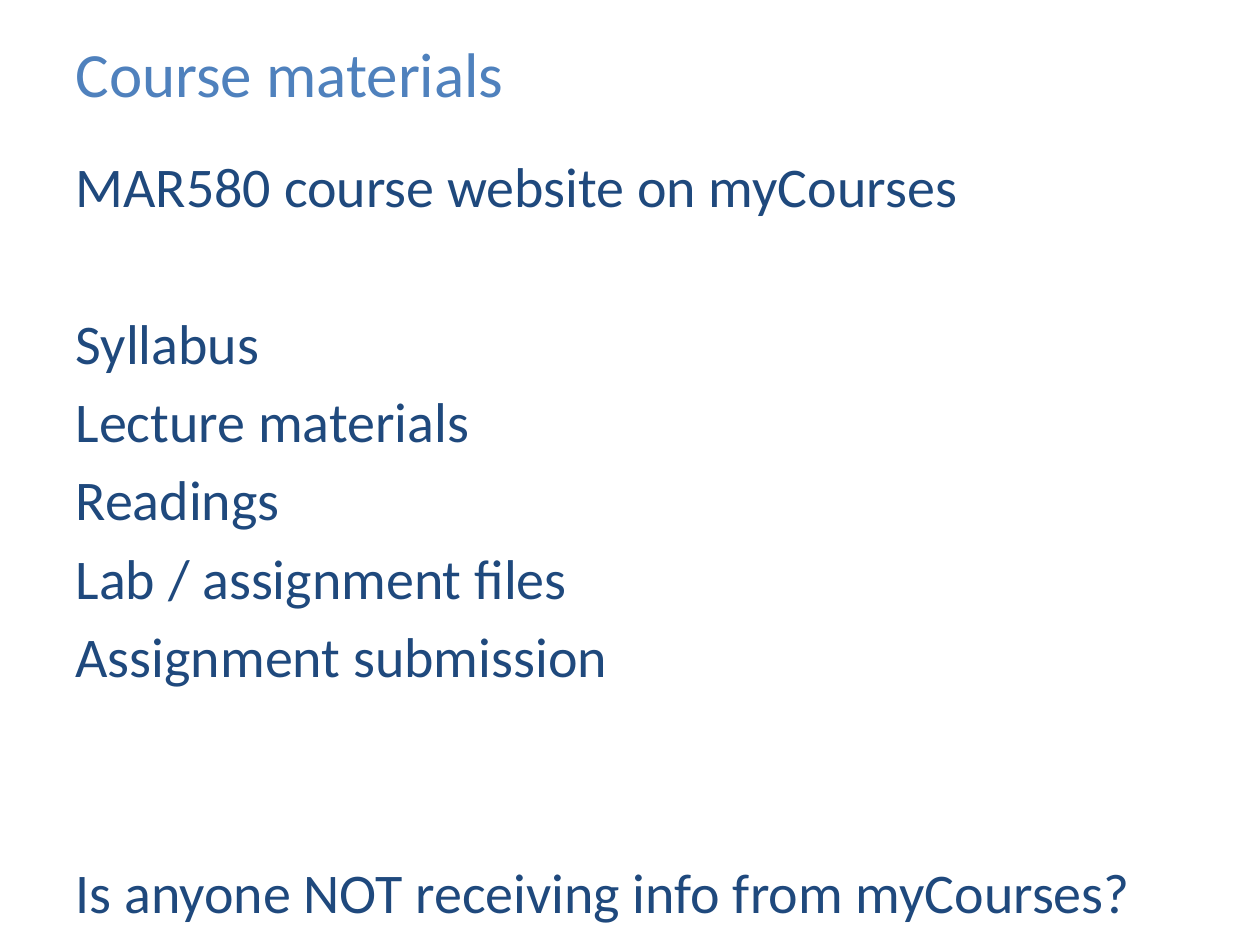
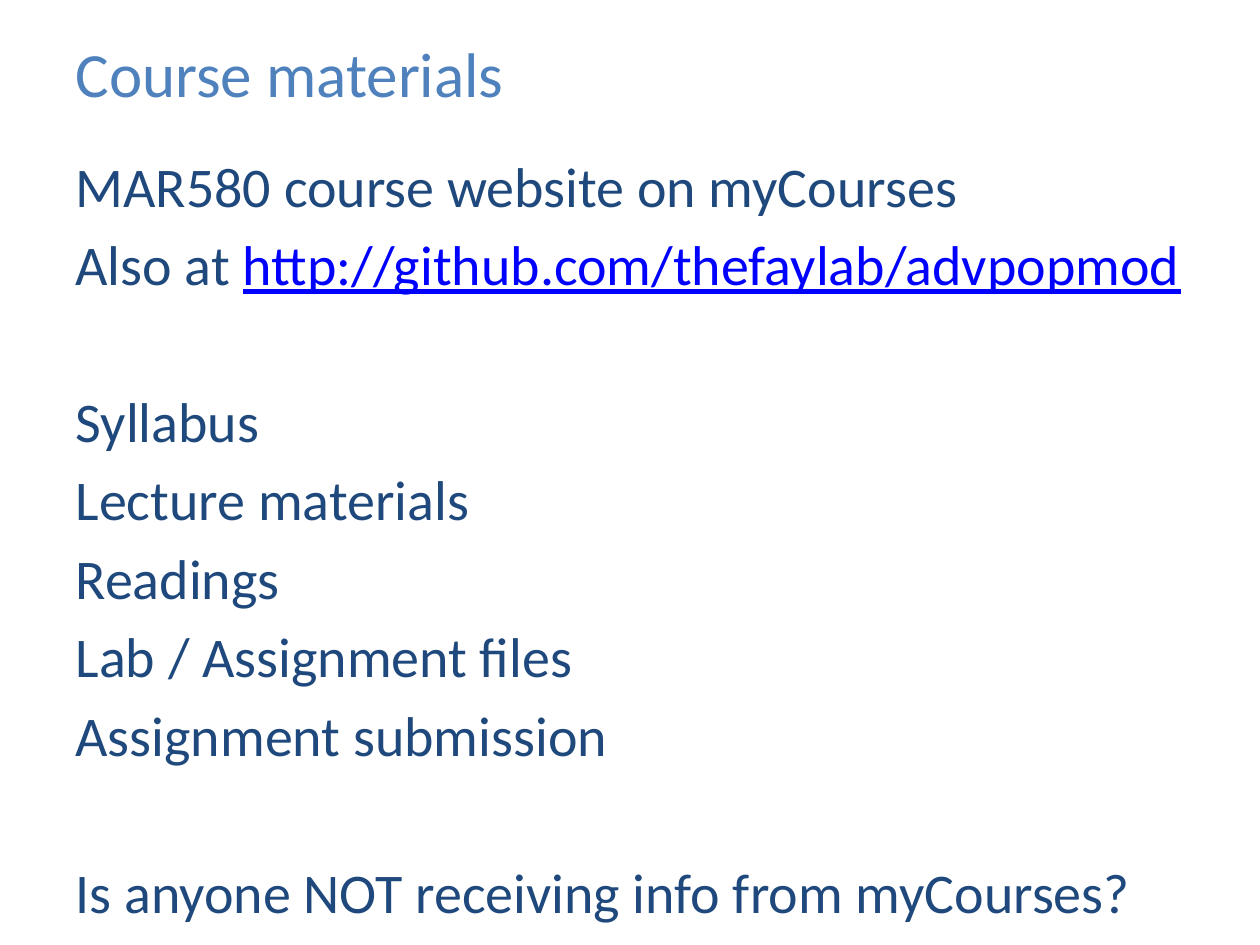
Before and after one commit to thefaylab/advpopmod, a slide deck: slide 5 of lectures/Lecture_01a.pptx. Drawn at 1260x945 pixels with LibreOffice and Linux fonts; fonts in the diff are those of the drawing. Boxes give left, top, right and bottom in pixels: in the first picture for what was removed or moved away, otherwise in the second. Text is boxed around its words. In the diff, an @@ line names an element or a change of style, - is before the commit and + after.

```diff
--- a/lectures/Lecture_01a.pptx
+++ b/lectures/Lecture_01a.pptx
@@ text at bbox=[76, 246, 1179, 295]: paragraph added @@
+Also at http://github.com/thefaylab/advpopmod
@@ text at bbox=[76, 638, 572, 687]: text changed @@
-Lab / assignment files
+Lab / Assignment files
```
Also in this commit, not shown: 1 other slide changed.
